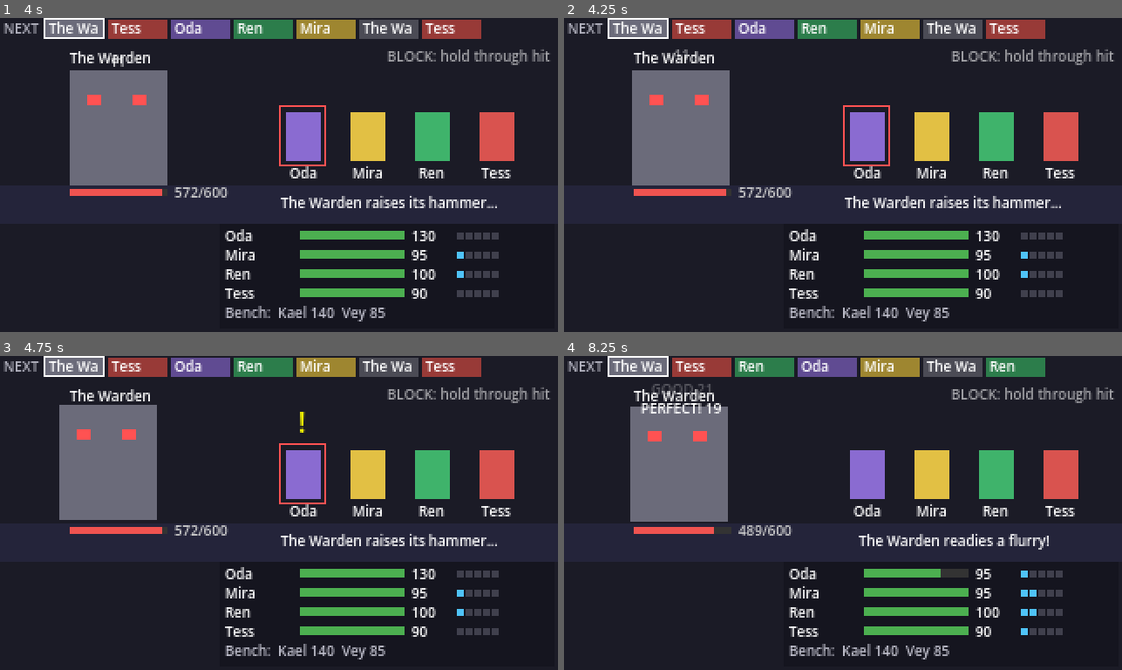
Above: before the commit, frames 1-4 (two rows, left to right).
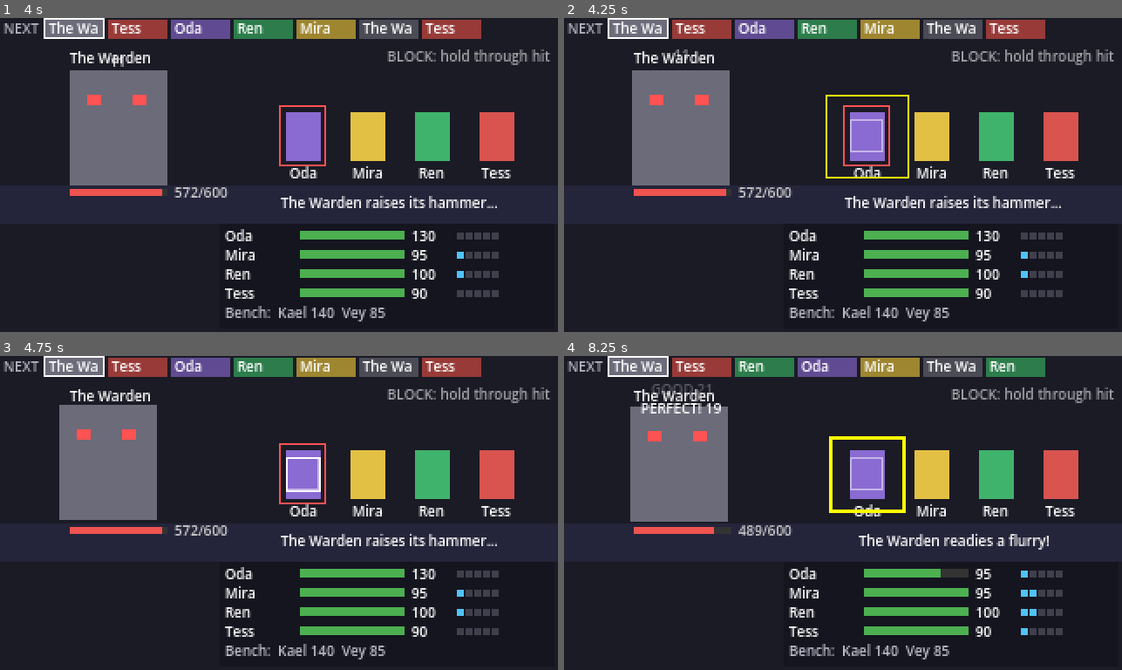
Above: after the commit, the same moments.

Repository: sgw8hn6rn2-crypto/Gaming-project
Game: Godot game, scene res://scenes/save_point/save_point.tscn
The game is run twice, just before and just after one commit, with the same random seed, the same clock (stepped at 60 frames per second) and the same inputs.
Inputs:
- Up to frame 1 (4 s): tap Enter (ui_accept) at 0.5, 0.77, 1.25, 1.52, 3.02, 3.77 s; hold Z (action) 0.53-1.28 s; hold Up (ui_up) 0.53-2.03 s; tap Z (action) at 1.35, 2.85 s; hold Z (action) 2.03-2.78 s; hold Down (ui_down) from 2.03 s (still down); hold Z (action) from 3.53 s (still down)
- Up to frame 2 (4.25 s): keep holding Down (ui_down); keep holding Z (action)
- Up to frame 3 (4.75 s): release Down (ui_down) at 4.28 s; release Z (action) at 4.28 s; hold Up (ui_up) from 4.28 s (still down); tap Z (action) at 4.35 s; tap Enter (ui_accept) at 4.52 s
- Up to frame 4 (8.25 s): hold Z (action) 5.03-5.78 s; tap Z (action) at 5.85, 7.35 s; tap Enter (ui_accept) at 6.02, 6.77, 7.52 s; hold Z (action) 6.53-7.28 s; release Up (ui_up) at 8.03 s; hold Down (ui_down) from 8.03 s (still down); hold Z (action) from 8.03 s (still down)

Frame 1 is identical in both runs. In frame 2, 0.5% of the frame differs, in the area x 46-62%, y 24-52%; in frame 3, 0.2%; in frame 4, 0.7%, in the area x 47-62%, y 25-50%.

Commit message:
feat: closing square shows defense timing on targeted characters
Replaces the "!" cue. The square starts closing 0.6 s before each hit and
lands exactly on it, matching the attack ring.

Co-Authored-By: Claude Opus 5.5 <noreply@anthropic.com>
Claude-Session: https://claude.ai/code/session_014yRoeieU1TNAzcBRqYFu1H

Diff:
--- a/scenes/battle/battle.gd
+++ b/scenes/battle/battle.gd
@@ -8,7 +8,7 @@
 const ATTACK_IMPACT := 0.5           # seconds from prompt start to impact
 const ATTACK_LATE_LIMIT := 0.4       # no press by impact + this = no press
 const DEFENSE_RESOLVE_AFTER := DefenseInput.RESOLVE_AFTER  # judge each hit this long after it lands
-const CUE_LEAD := 0.3                # "!" shows this long before each hit
+const SQUARE_LEAD := 0.6             # the defense square starts closing this long before each hit
 const END_DELAY := 1.6
 const DEBUG_LOSS_PRESETS := [0, 4, 11, 21]
 const SAVE_POINT_SCENE := "res://scenes/save_point/save_point.tscn"
@@ -171,7 +171,7 @@
 	_mode = Mode.ENDED
 	_menu.close()
 	_prompt.ring_progress = -1.0
-	_prompt.cue_visible = false
+	_prompt.square_progress = -1.0
 	_hint.text = ""
 	if victory:
 		GameState.loss_assist.record_victory(BOSS_ID)
@@ -258,7 +258,7 @@
 			_process_defense(now)
 		_:
 			_prompt.ring_progress = -1.0
-			_prompt.cue_visible = false
+			_prompt.square_progress = -1.0
 			_boss_offset = Vector2.ZERO
 	queue_redraw()
 
@@ -281,7 +281,6 @@
 	var attack := ctrl.pending_attack
 	if attack == null:
 		return
-	var cue := false
 	var next_hit := INF
 	for i in attack.hit_times.size():
 		var hit_t := _t0 + attack.hit_times[i]
@@ -289,8 +288,6 @@
 			_hit_sampled[i] = true
 			_defense.sample(i)
 		if not _hit_resolved[i]:
-			if now >= hit_t - CUE_LEAD and now < hit_t:
-				cue = true
 			if hit_t > now:
 				next_hit = minf(next_hit, hit_t)
 			if now >= hit_t + DEFENSE_RESOLVE_AFTER:
@@ -298,10 +295,15 @@
 				var r := _defense.result(i)
 				ctrl.resolve_enemy_hit(i, r["delta"], r["held"], r["carried"])
 				return  # the controller may have started a new turn
-	_prompt.cue_visible = cue
-	_prompt.cue_positions.clear()
+	# Square closes on each target and lands exactly on the next hit.
+	_prompt.square_progress = -1.0
+	if not is_inf(next_hit) and next_hit - now <= SQUARE_LEAD:
+		_prompt.square_progress = 1.0 - (next_hit - now) / SQUARE_LEAD
+	_prompt.square_centers.clear()
 	for t in ctrl.pending_targets:
-		_prompt.cue_positions.append(_anchor_for(t) + Vector2(0, -6))
+		var i := party.active.find(t)
+		if i >= 0 and not (t as Battler).is_ko():
+			_prompt.square_centers.append(_slot_rect(i).get_center())
 	# Wind-up: lean back as the next hit approaches, then lunge.
 	if is_inf(next_hit):
 		_boss_offset = Vector2(10, 0)
--- a/scenes/battle/ui/timing_prompt.gd
+++ b/scenes/battle/ui/timing_prompt.gd
@@ -1,10 +1,10 @@
 extends Control
-## Draws the shrinking timing ring for attacks and the "!" cue for defense.
+## Draws the shrinking ring for attacks and the closing square for defense.
 
 var ring_center := Vector2.ZERO
 var ring_progress := -1.0  # 0..1 while visible, -1 hidden
-var cue_positions: Array[Vector2] = []
-var cue_visible := false
+var square_centers: Array[Vector2] = []
+var square_progress := -1.0  # 0..1 while visible, -1 hidden
 
 
 func _process(_delta: float) -> void:
@@ -16,7 +16,10 @@
 		var r := lerpf(28.0, 6.0, clampf(ring_progress, 0.0, 1.0))
 		draw_arc(ring_center, 6.0, 0, TAU, 24, Color(1, 1, 1, 0.5), 1.0)
 		draw_arc(ring_center, r, 0, TAU, 32, Color.YELLOW, 1.5)
-	if cue_visible:
-		var font := get_theme_default_font()
-		for p in cue_positions:
-			draw_string(font, p + Vector2(-3, 0), "!", HORIZONTAL_ALIGNMENT_LEFT, -1, 16, Color.YELLOW)
+	if square_progress >= 0.0:
+		var k := clampf(square_progress, 0.0, 1.0)
+		var half := lerpf(26.0, 9.0, k)
+		var col := Color.YELLOW if k < 0.85 else Color.WHITE
+		for c in square_centers:
+			draw_rect(Rect2(c - Vector2(9, 9), Vector2(18, 18)), Color(1, 1, 1, 0.5), false, 1.0)
+			draw_rect(Rect2(c - Vector2(half, half), Vector2(half * 2, half * 2)), col, false, 1.5)
--- a/tests/unit/test_battle_scene_loads.gd
+++ b/tests/unit/test_battle_scene_loads.gd
@@ -38,3 +38,26 @@
 	assert_true(b._mode == b.Mode.DEFENSE)
 	root.remove_child(b)
 	b.free()
+
+
+func test_defense_square_closes_on_hit() -> void:
+	var root: Window = (Engine.get_main_loop() as SceneTree).root
+	var b = load("res://scenes/battle/battle.tscn").instantiate()
+	root.add_child(b)
+	var guard := 0
+	while b.ctrl.phase != BattleController.Phase.ENEMY_DEFENSE and guard < 20:
+		guard += 1
+		b.ctrl.choose_attack()
+		b.ctrl.resolve_player_timing(INF)
+	var first_hit: float = b.ctrl.pending_attack.hit_times[0]
+	# Halfway through the square's approach to the first hit.
+	b._t0 = b._now() - (first_hit - b.SQUARE_LEAD * 0.5)
+	b._process(0.016)
+	assert_almost(b._prompt.square_progress, 0.5, 0.05)
+	assert_eq(b._prompt.square_centers.size(), b.ctrl.pending_targets.size())
+	# Before the approach starts, no square.
+	b._t0 = b._now() - (first_hit - b.SQUARE_LEAD - 0.2)
+	b._process(0.016)
+	assert_true(b._prompt.square_progress < 0.0, "hidden before lead")
+	root.remove_child(b)
+	b.free()
